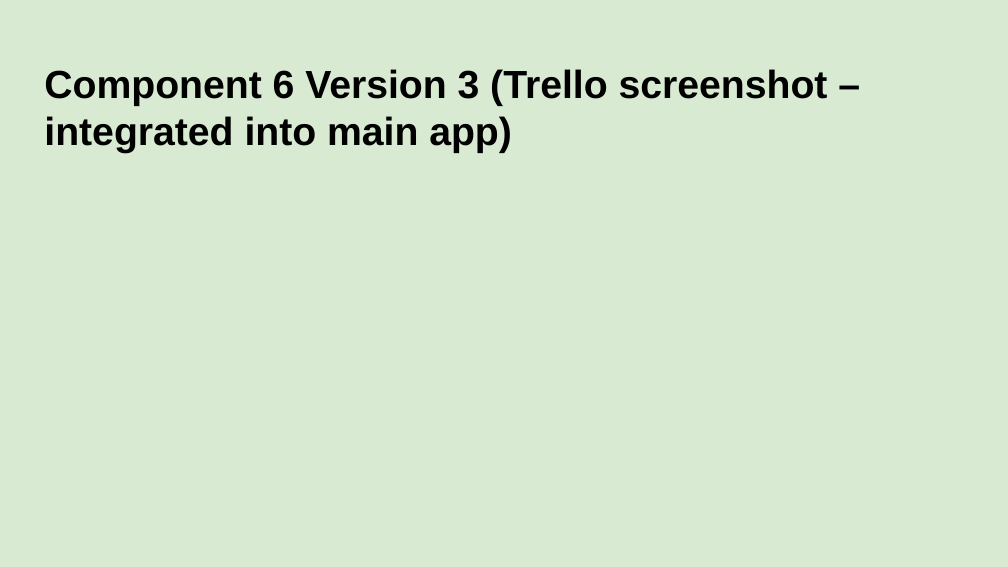
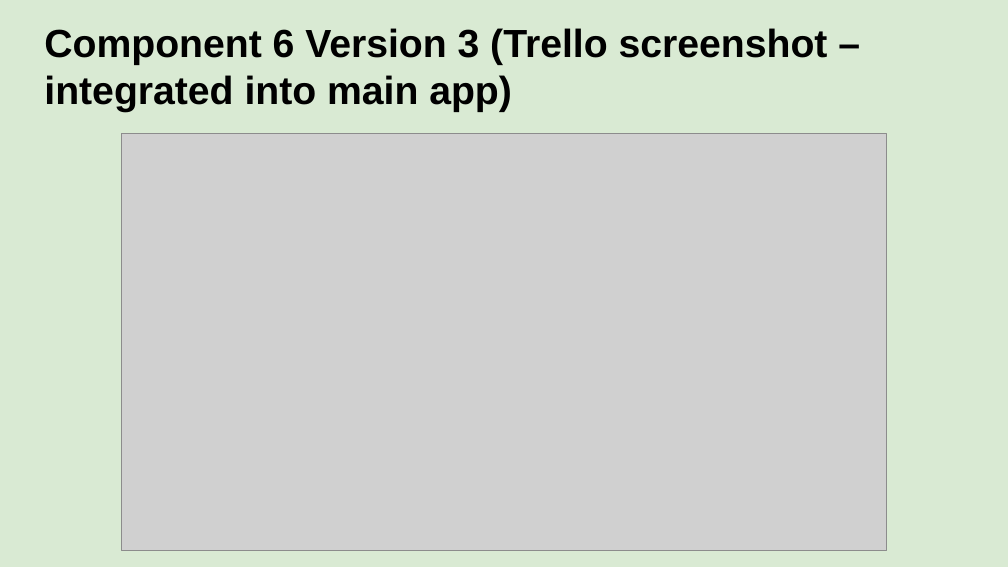
Before and after one commit to danettp/ds_nuts_bot, a slide deck: slide 52 of Danett Pepito - 000_91896 _ 91897 Documentation - 2150400 (Git).pptx. Drawn at 1008x567 pixels with LibreOffice and Linux fonts; fonts in the diff are those of the drawing; grey boxes stand for pictures; background and template pictures are left out. Boxes give left, top, right and bottom in pixels: in the first picture for what was removed or moved away, otherwise in the second. Text is boxed around its words. In the diff, an @@ line names an element or a change of style, - is before the commit and + after.

```diff
--- a/Danett Pepito - 000_91896 _ 91897 Documentation - 2150400 (Git).pptx
+++ b/Danett Pepito - 000_91896 _ 91897 Documentation - 2150400 (Git).pptx
@@ title "Component 6 Version 3 (Trello ...": place and size @@
-title "Component 6 Version 3 (Trello ..." at box(44, 69, 828, 153)
+title "Component 6 Version 3 (Trello ..." at box(44, 28, 828, 112)
@@ picture added at box(121, 133, 886, 550) @@
```
Also in this commit, not shown: 1 other slide changed, 2 other files.
